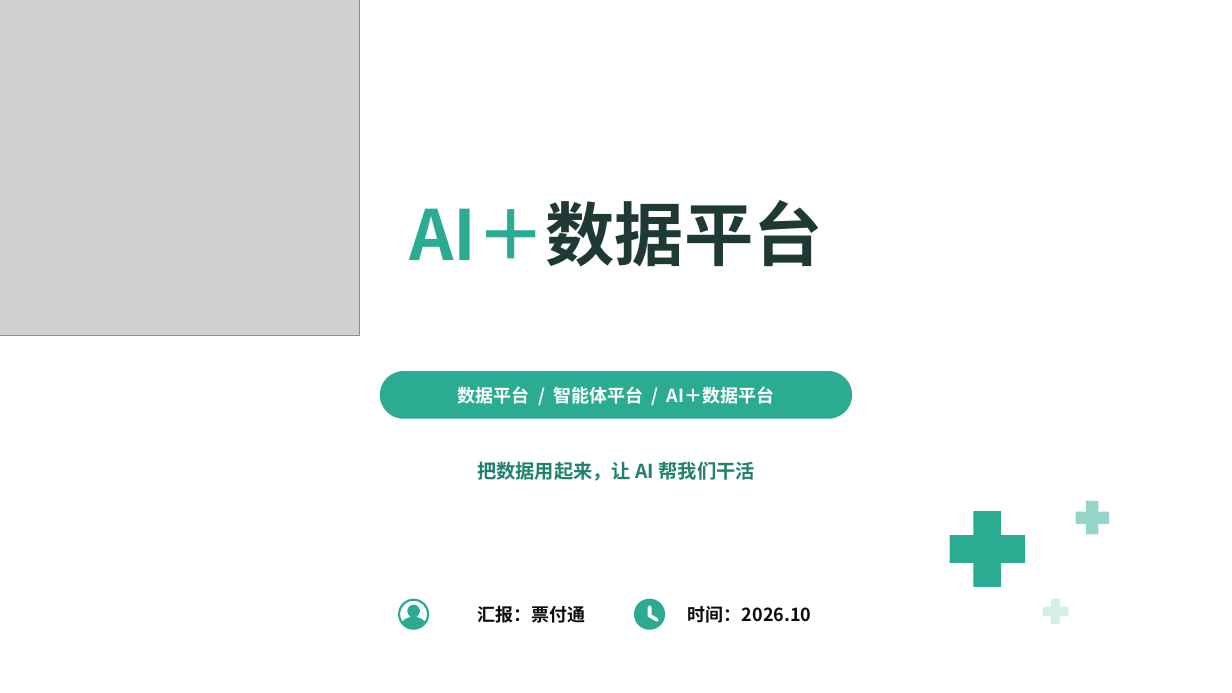
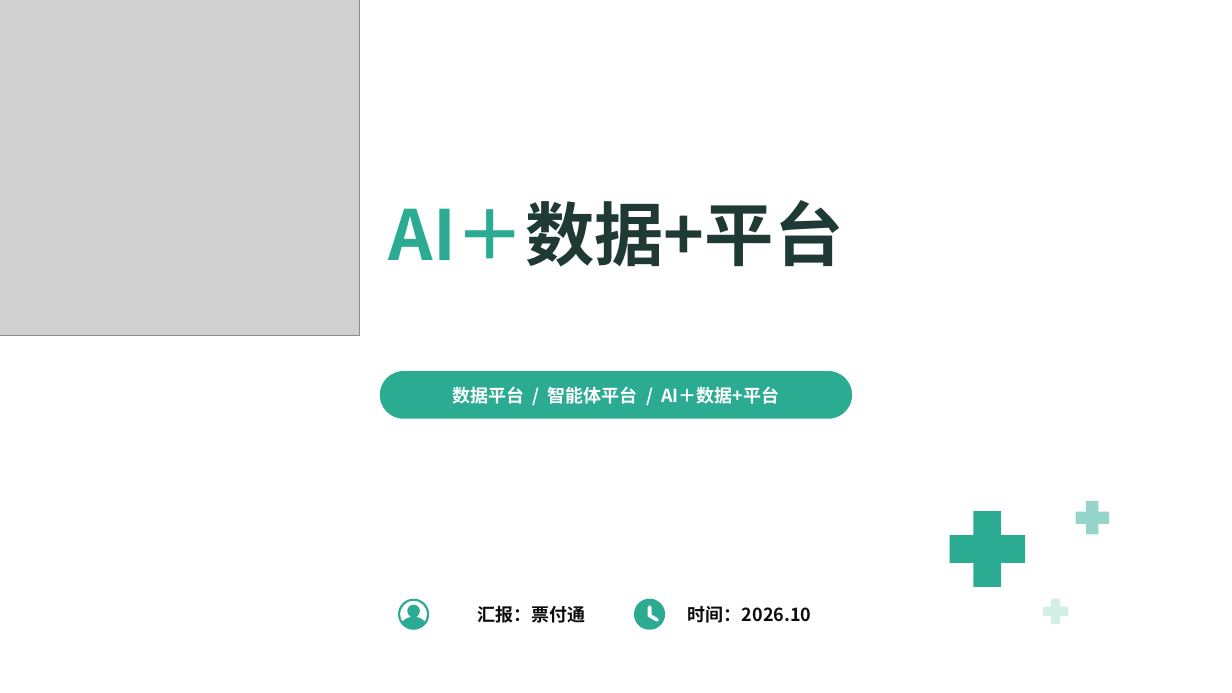
Before and after one commit to keanying/relevance, a slide deck: slide 1 of AI＋数据平台_老板汇报_青绿模板.pptx. Drawn at 1232x693 pixels with LibreOffice and Linux fonts; fonts in the diff are those of the drawing; grey boxes stand for pictures; background and template pictures are left out. Boxes give left, top, right and bottom in pixels: in the first picture for what was removed or moved away, otherwise in the second. Text is boxed around its words. In the diff, an @@ line names an element or a change of style, - is before the commit and + after.

```diff
--- a/AI＋数据平台_老板汇报_青绿模板.pptx
+++ b/AI＋数据平台_老板汇报_青绿模板.pptx
@@ text at (x1=389, y1=200, x2=844, y2=267): text changed @@
-AI＋数据平台
+AI＋数据+平台
@@ text at (x1=453, y1=386, x2=779, y2=404): text changed @@
-数据平台 / 智能体平台 / AI＋数据平台
+数据平台 / 智能体平台 / AI＋数据+平台
@@ text removed at (x1=477, y1=461, x2=755, y2=481) @@
-把数据用起来，让 AI 帮我们干活
```
Also in this commit, not shown: 10 other slides changed.
